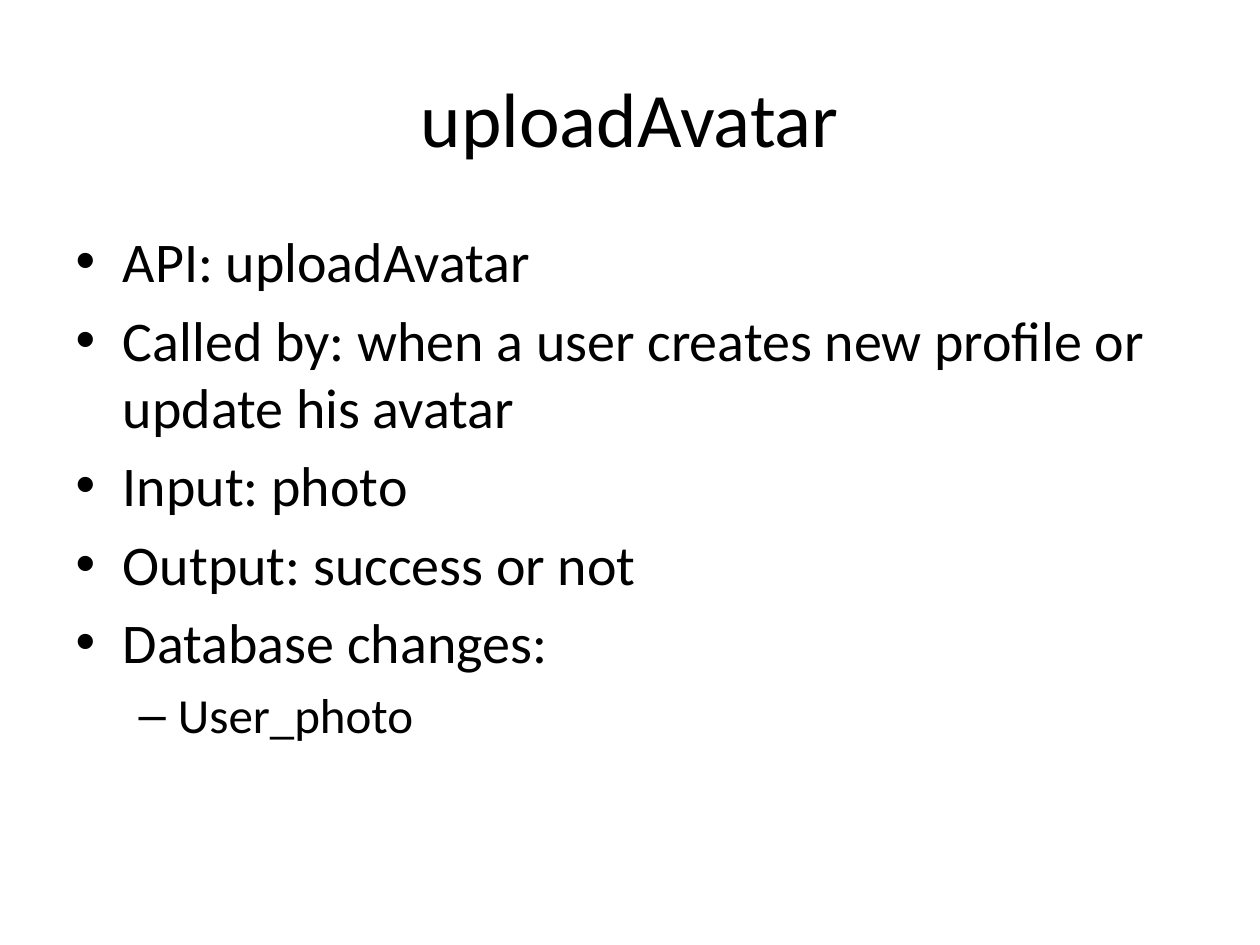
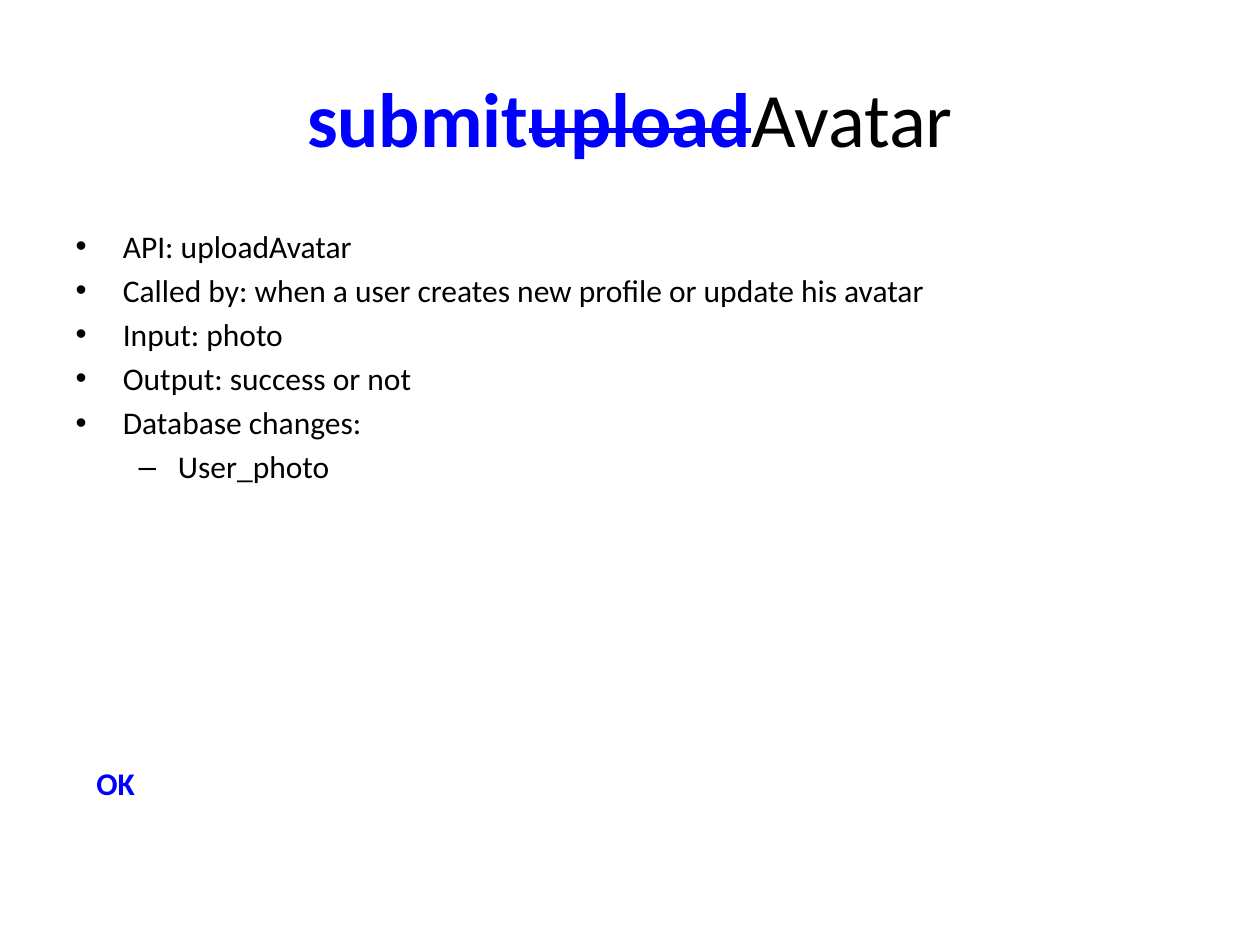
Before and after one commit to catalonia/mob, a slide deck: slide 8 of ws/WS Design Docs/API_Listing.pptx (slide 7 before the commit). Drawn at 1260x945 pixels with LibreOffice and Linux fonts; fonts in the diff are those of the drawing. Boxes give left, top, right and bottom in pixels: in the first picture for what was removed or moved away, otherwise in the second. Text is boxed around its words. In the diff, an @@ line names an element or a change of style, - is before the commit and + after.

```diff
--- a/ws/WS Design Docs/API_Listing.pptx
+++ b/ws/WS Design Docs/API_Listing.pptx
@@ title at bbox=[307, 93, 953, 159]: text changed; text colour #000000 to #0000FF; bold on @@
-uploadAvatar
+submituploadAvatar
@@ text "API: uploadAvatar" at bbox=[123, 236, 923, 483]: size 32 to 18 pt; size 28 to 18 pt in "User_photo"; less space between paragraphs @@
@@ text added at bbox=[96, 774, 134, 796], 18 pt, text #0000FF, bold @@
+OK
```
Also in this commit, not shown: 6 other slides changed, 1 slide added.
